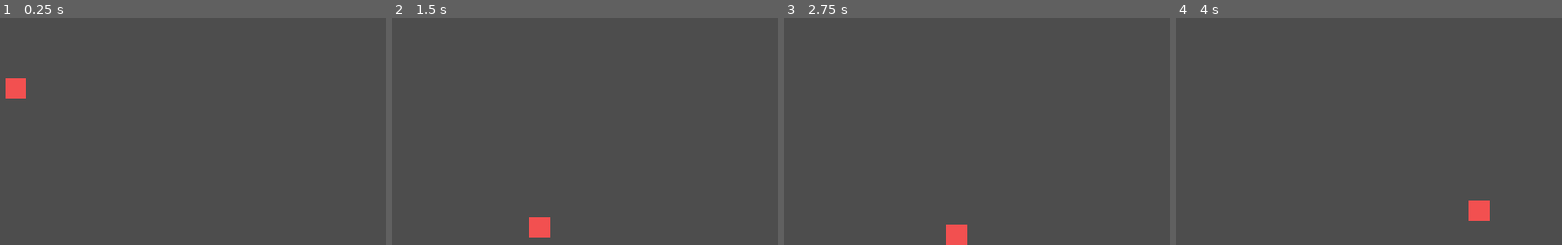
Above: before the commit, frames 1-4 (left to right).
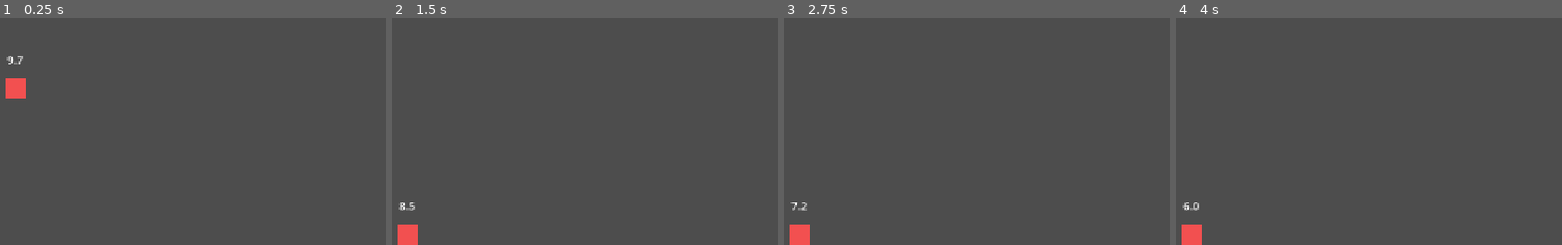
Above: after the commit, the same moments.

Repository: PACarniglia/count-hawk-down
Game: Godot game, scene res://scenes/map_template/map_template.tscn
The game is run twice, just before and just after one commit, with the same random seed, the same clock (stepped at 60 frames per second) and the same inputs. The engine's default icon, where the game draws it, is replaced by a stand-in: a white triangle on a blue panel in a dark square.
Inputs:
- Up to frame 1 (0.25 s): no input
- Up to frame 2 (1.5 s): tap Enter (ui_accept) at 0.5, 0.6, 0.77, 1.07, 1.35 s; hold Right (ui_right) from 0.53 s (still down)
- Up to frame 3 (2.75 s): tap Enter (ui_accept) at 1.52, 1.82, 2.1 s; release Right (ui_right) at 2.03 s; hold Left (ui_left) from 2.03 s (still down)
- Up to frame 4 (4 s): release Left (ui_left) at 2.78 s; hold Right (ui_right) from 2.78 s (still down); tap Enter (ui_accept) at 2.85, 3.02, 3.32, 3.6, 3.77 s

The runs differ from the first frame. In frame 1, less than 0.1% of the frame differs, in the area x 1-6%, y 16-21%; in frame 2, 1.1%, in the area x 1-42%, y 81-100%; in frame 3, 1.0%; in frame 4, 1.1%.

Commit message:
add player timer label  and game over flag

Diff:
--- /dev/null
+++ b/scenes/map_template/map_template.gd
@@ -0,0 +1,15 @@
+extends Node2D
+
+signal game_over_requested(reason: String)
+
+@onready var player: CharacterBody2D = $Player
+
+
+func _ready() -> void:
+	if player != null and player.has_signal("game_over_requested"):
+		player.game_over_requested.connect(_on_player_game_over_requested)
+
+
+func _on_player_game_over_requested(reason: String) -> void:
+	game_over_requested.emit(reason)
+	push_warning("Game over requested: %s" % reason)
--- a/scenes/map_template/map_template.tscn
+++ b/scenes/map_template/map_template.tscn
@@ -3,6 +3,7 @@
 [ext_resource type="Texture2D" uid="uid://mm6oegnb4ajt" path="res://scenes/map_template/assets/player/player_icon.svg" id="1_y45xn"]
 [ext_resource type="Script" uid="uid://6lk11pamqh5q" path="res://scenes/map_template/player_controller.gd" id="2_s5ac4"]
 [ext_resource type="PackedScene" path="res://scenes/prefabs/platform/platform.tscn" id="3_b2eg6"]
+[ext_resource type="Script" path="res://scenes/map_template/map_template.gd" id="4_4wju1"]
 
 [sub_resource type="CircleShape2D" id="CircleShape2D_bxabp"]
 radius = 18.0
@@ -11,6 +12,7 @@
 size = Vector2(36, 36)
 
 [node name="Node2D" type="Node2D" unique_id=764478236]
+script = ExtResource("4_4wju1")
 
 [node name="Camera2D" type="Camera2D" parent="." unique_id=1637487047]
 position = Vector2(0, 10)
@@ -33,6 +35,16 @@
 color = Color(0.94902, 0.317647, 0.317647, 1)
 polygon = PackedVector2Array(-18, -18, 18, -18, 18, 18, -18, 18)
 
+[node name="TimerLabel" type="Label" parent="Player"]
+offset_left = -32.0
+offset_top = -64.0
+offset_right = 32.0
+offset_bottom = -38.0
+theme_override_colors/font_color = Color(1, 1, 1, 1)
+theme_override_font_sizes/font_size = 20
+horizontal_alignment = 1
+text = "10.0"
+
 [node name="Ground" parent="." unique_id=2074432549 instance=ExtResource("3_b2eg6")]
 position = Vector2(0, 394)
 platform_size = Vector2(1376, 48)
--- a/scenes/map_template/player_controller.gd
+++ b/scenes/map_template/player_controller.gd
@@ -1,4 +1,6 @@
 extends CharacterBody2D
+
+signal game_over_requested(reason: String)
 
 @export var move_speed: float = 260.0
 @export var ground_accel: float = 2200.0
@@ -15,6 +17,7 @@
 @export var wall_jump_horizontal_speed: float = 420.0
 @export var wall_jump_lock_time: float = 0.12
 @export var wall_coyote_time: float = 0.08
+@export var time_limit_seconds: float = 10.0
 
 var coyote_timer: float = 0.0
 var jump_buffer_timer: float = 0.0
@@ -22,10 +25,29 @@
 var wall_jump_direction: float = 0.0
 var wall_coyote_timer: float = 0.0
 var last_wall_normal_x: float = 0.0
+var remaining_time: float = 0.0
+var is_game_over: bool = false
+
+@onready var timer_label: Label = $TimerLabel
+
+
+func _ready() -> void:
+	remaining_time = time_limit_seconds
+	_update_timer_label()
 
 
 func _physics_process(delta: float) -> void:
-	var input_axis := Input.get_axis("ui_left", "ui_right")
+	if is_game_over:
+		velocity = Vector2.ZERO
+		return
+
+	remaining_time = max(remaining_time - delta, 0.0)
+	_update_timer_label()
+	if remaining_time <= 0.0:
+		_trigger_game_over("time_up")
+		return
+
+	var input_axis := Input.get_axis("move_left", "move_right")
 	var on_floor := is_on_floor()
 	var on_wall := is_on_wall_only() and not on_floor
 	var wall_normal := get_wall_normal() if on_wall else Vector2.ZERO
@@ -54,7 +76,7 @@
 	else:
 		wall_coyote_timer = max(wall_coyote_timer - delta, 0.0)
 
-	if Input.is_action_just_pressed("ui_accept"):
+	if Input.is_action_just_pressed("move_jump"):
 		jump_buffer_timer = jump_buffer_time
 	else:
 		jump_buffer_timer = max(jump_buffer_timer - delta, 0.0)
@@ -76,7 +98,7 @@
 			coyote_timer = 0.0
 			wall_coyote_timer = 0.0
 
-	if Input.is_action_just_released("ui_accept") and velocity.y < 0.0:
+	if Input.is_action_just_released("move_jump") and velocity.y < 0.0:
 		velocity.y *= jump_cut_multiplier
 
 	var current_gravity := gravity
@@ -88,3 +110,18 @@
 	velocity.y = min(velocity.y + current_gravity * delta, current_max_fall_speed)
 
 	move_and_slide()
+
+
+func _update_timer_label() -> void:
+	if timer_label == null:
+		return
+	timer_label.text = "%.1f" % remaining_time
+
+
+func _trigger_game_over(reason: String) -> void:
+	if is_game_over:
+		return
+	is_game_over = true
+	remaining_time = 0.0
+	_update_timer_label()
+	game_over_requested.emit(reason)
Not shown, added: scenes/map_template/map_template.gd.uid
